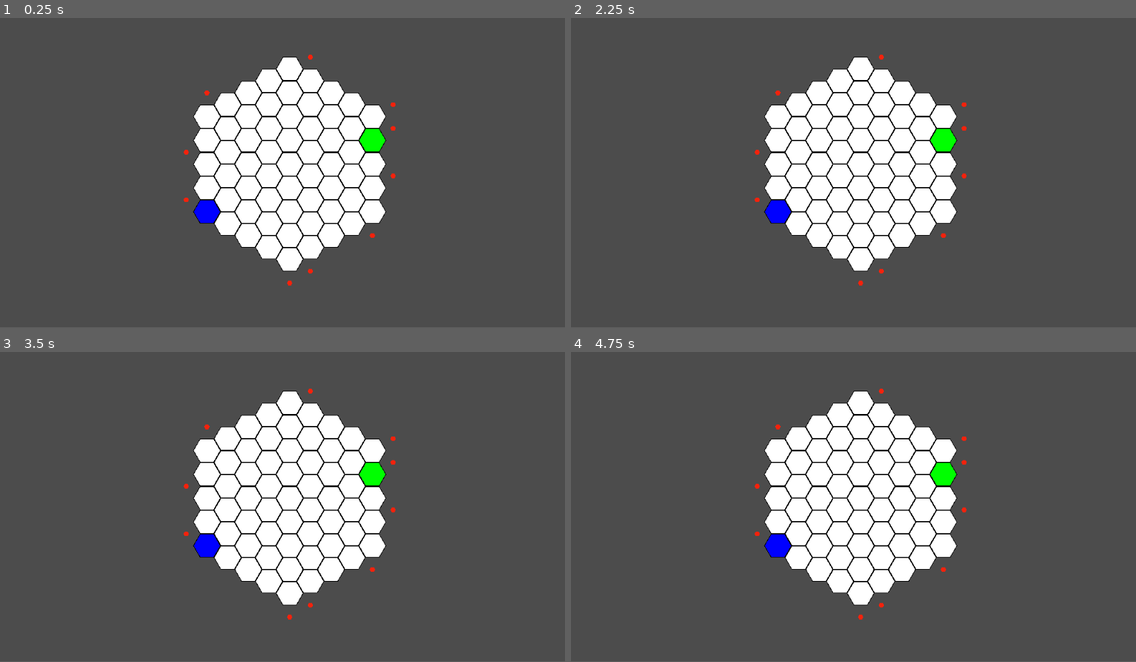
Above: before the commit, frames 1-4 (two rows, left to right).
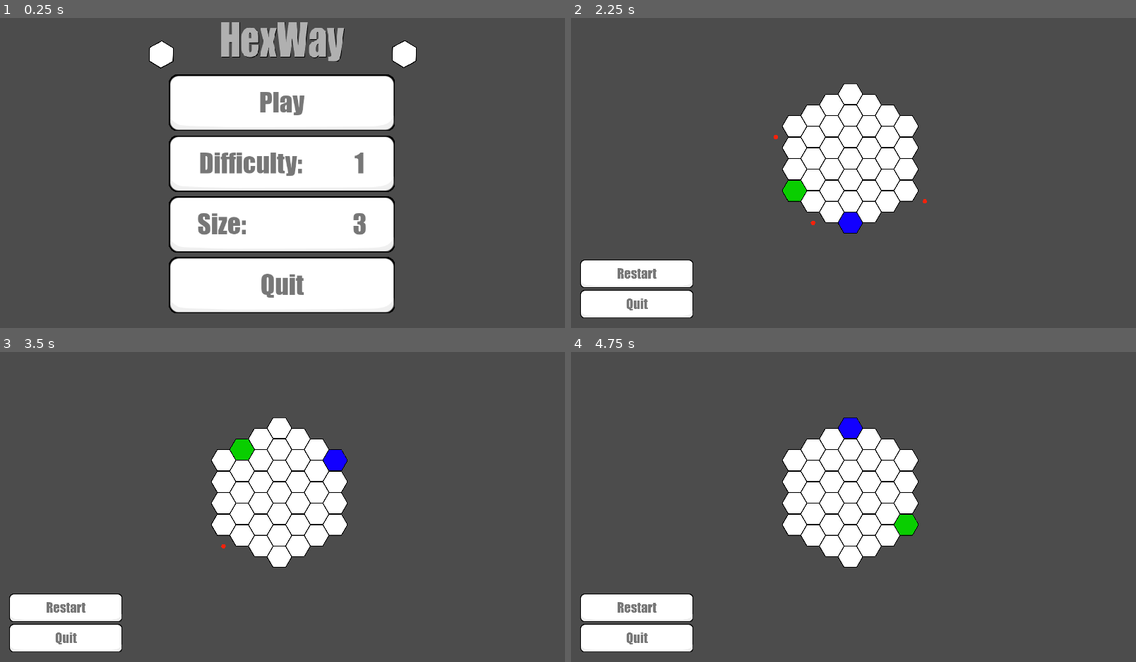
Above: after the commit, the same moments.

Repository: dulte/HexWay
Game: Godot game, scene res://MainMenu.tscn
The game is run twice, just before and just after one commit, with the same random seed, the same clock (stepped at 60 frames per second) and the same inputs. Before the commit the project starts from res://LevelManager.tscn.
Inputs (mouse positions are in pixels of both pictures, inside the frame that each line leads up to):
- Up to frame 1 (0.25 s): no input
- Up to frame 2 (2.25 s): click (853, 163) at 0.52 s; click (853, 222) at 1.27 s; click (853, 101) at 2.02 s
- Up to frame 3 (3.5 s): click (67, 606) at 2.77 s
- Up to frame 4 (4.75 s): click (638, 606) at 3.52 s; click (638, 606) at 4.27 s
In our replay, the window is 800x468 before the commit and 800x469 after it. These sizes can differ from the game's own. Grey fills any space a smaller window leaves; there, only what the larger window draws over its background counts as a difference.

The runs differ from the first frame. In frame 1, 22% of the frame differs, in the area x 26-74%, y 1-96%; in frame 2, 15%; in frame 3, 15%; in frame 4, 15%.

Commit message:
Adds main menu and changes all graphics to pngs

Diff:
--- /dev/null
+++ b/GameManager.tscn
@@ -0,0 +1,3 @@
+[gd_scene format=2]
+
+[node name="GameManager" type="Node2D"]
--- a/GridManager.gd
+++ b/GridManager.gd
@@ -35,10 +35,11 @@
 #For board generation
 ###################
 
-func set_options(boardsize_, difficulty_, size_):
+func set_options(boardsize_, difficulty_, size_, screen_size_):
     size = size_
     cell_size = float(size)/50.0
     board_size = boardsize_
+    SCREEN_SIZE = screen_size_
 
     difficuly = difficulty_
 
--- a/GridViz.gd
+++ b/GridViz.gd
@@ -13,6 +13,9 @@
 var success_end_color = Color(0.6, 0.8, 0.2, 1)
 var fail_end_color = Color(1, 0.65, 0, 1)
 
+var use_sprite = true
+var scaler = 0.1#0.05
+
 
 # Called when the node enters the scene tree for the first time.
 func _ready():
@@ -20,43 +23,87 @@
 
 
 func set_size(size):
-    get_node("Area2D/OuterRim").scale = size
-    get_node("Area2D/MainPoly").scale = size*0.95
+    if use_sprite:
+        $HexSprite.scale = size*scaler
+        $HexSprite.show()
+    else:
+        get_node("Area2D/OuterRim").scale = size
+        get_node("Area2D/MainPoly").scale = size*0.95
+
+        $Area2D/OuterRim.show()
+        $Area2D/MainPoly.show()
 
 func set_pos(pos):
-    get_node("Area2D/OuterRim").position = pos
-    get_node("Area2D/MainPoly").position = pos
+    if use_sprite:
+        $HexSprite.position = pos
+    else:
+        get_node("Area2D/OuterRim").position = pos
+        get_node("Area2D/MainPoly").position = pos
 
 func set_color():
-    var col = Color(255,0,0) if laser_val%2 == 1 else Color(255,255,255)
-    get_node("Area2D/MainPoly").color = col
+    if use_sprite:
+        var col_name = "default" if laser_val%2 == 0 else "red"
+        $HexSprite.animation = col_name
+    else:
+        var col = Color(255,0,0) if laser_val%2 == 1 else Color(255,255,255)
+        get_node("Area2D/MainPoly").color = col
 
 func color():
-    get_node("Area2D/MainPoly").color = default_color
+    if use_sprite:
+        $HexSprite.animation = "default"
+    else:
+        get_node("Area2D/MainPoly").color = default_color
 
 func color_path():
-    get_node("Area2D/MainPoly").color = path_color
+    if use_sprite:
+        $HexSprite.animation = "yellow"
+    else:
+        get_node("Area2D/MainPoly").color = path_color
 
 func color_start():
-    get_node("Area2D/MainPoly").color = start_color
+    if use_sprite:
+        $HexSprite.animation = "blue"
+    else:
+        get_node("Area2D/MainPoly").color = start_color
 
 func color_end():
-    get_node("Area2D/MainPoly").color = end_color
+    if use_sprite:
+        $HexSprite.animation = "green"
+    else:
+        get_node("Area2D/MainPoly").color = end_color
 
 func color_success():
-    get_node("Area2D/MainPoly").color = success_color
+    if use_sprite:
+        $HexSprite.animation = "default"
+    else:
+        get_node("Area2D/MainPoly").color = success_color
 
 func color_fail():
-    get_node("Area2D/MainPoly").color = fail_color
+    if use_sprite:
+        $HexSprite.animation = "default"
+    else:
+        get_node("Area2D/MainPoly").color = fail_color
 
 func color_success_end():
-    get_node("Area2D/MainPoly").color = success_end_color
+    if use_sprite:
+        $HexSprite.animation = "lightgreen"
+    else:
+        get_node("Area2D/MainPoly").color = success_end_color
 
 func color_fail_end():
-    get_node("Area2D/MainPoly").color = fail_end_color
+    if use_sprite:
+        $HexSprite.animation = "orange"
+    else:
+        get_node("Area2D/MainPoly").color = fail_end_color
 
 func make_end_point():
-    get_node("Area2D/MainPoly").color = end_color
+    if use_sprite:
+        $HexSprite.animation = "green"
+    else:
+        get_node("Area2D/MainPoly").color = end_color
 
 func make_start_point():
-    get_node("Area2D/MainPoly").color = start_color
+    if use_sprite:
+        $HexSprite.animation = "blue"
+    else:
+        get_node("Area2D/MainPoly").color = start_color
--- a/GridViz.tscn
+++ b/GridViz.tscn
@@ -1,11 +1,57 @@
-[gd_scene load_steps=2 format=2]
+[gd_scene load_steps=10 format=2]
 
 [ext_resource path="res://GridViz.gd" type="Script" id=1]
+[ext_resource path="res://Art/lightgreen_hex.png" type="Texture" id=2]
+[ext_resource path="res://Art/hex.png" type="Texture" id=3]
+[ext_resource path="res://Art/green_hex.png" type="Texture" id=4]
+[ext_resource path="res://Art/orange_hex.png" type="Texture" id=5]
+[ext_resource path="res://Art/blue_hex.png" type="Texture" id=6]
+[ext_resource path="res://Art/red_hex.png" type="Texture" id=7]
+[ext_resource path="res://Art/yellow_hex.png" type="Texture" id=8]
+
+[sub_resource type="SpriteFrames" id=1]
+animations = [ {
+"frames": [ ExtResource( 3 ) ],
+"loop": true,
+"name": "default",
+"speed": 5.0
+}, {
+"frames": [ ExtResource( 6 ) ],
+"loop": true,
+"name": "blue",
+"speed": 5.0
+}, {
+"frames": [ ExtResource( 4 ) ],
+"loop": true,
+"name": "green",
+"speed": 5.0
+}, {
+"frames": [ ExtResource( 5 ) ],
+"loop": true,
+"name": "orange",
+"speed": 5.0
+}, {
+"frames": [ ExtResource( 7 ) ],
+"loop": true,
+"name": "red",
+"speed": 5.0
+}, {
+"frames": [ ExtResource( 2 ) ],
+"loop": true,
+"name": "lightgreen",
+"speed": 5.0
+}, {
+"frames": [ ExtResource( 8 ) ],
+"loop": true,
+"name": "yellow",
+"speed": 5.0
+} ]
 
 [node name="GridViz" type="Node2D"]
 script = ExtResource( 1 )
 
 [node name="Area2D" type="Area2D" parent="."]
+visible = false
 
 [node name="OuterRim" type="Polygon2D" parent="Area2D"]
 scale = Vector2( 0.5, 0.5 )
@@ -21,3 +67,9 @@
 __meta__ = {
 "_editor_description_": ""
 }
+
+[node name="HexSprite" type="AnimatedSprite" parent="."]
+visible = false
+scale = Vector2( 0.05, 0.05 )
+frames = SubResource( 1 )
+animation = "green"
--- a/LevelManager.gd
+++ b/LevelManager.gd
@@ -4,21 +4,32 @@
 var boardObj = preload("res://GridManager.tscn")
 var board = null
 
-var size = 50
-var board_size = 5
+var size = 45
+var board_size = 3
 
 var difficuly = 5
 
 var game_over = false
 
+var sceen_size = null
+
 # Called when the node enters the scene tree for the first time.
 func _ready():
+    pass
+    #$Button.connect("button_down", self, "restart")
+    #make_board()
+
+func start_game(board_size_, difficulty_, screen_size_):
+    board_size = board_size_
+    difficuly = difficulty_
+    sceen_size = screen_size_
     $Button.connect("button_down", self, "restart")
     make_board()
 
 func make_board():
     var b = boardObj.instance()
-    b.set_options(board_size, difficuly, size)
+    b._ready()
+    b.set_options(board_size, difficuly, size, sceen_size)
     self.add_child(b)
     b.create_board()
 
@@ -52,8 +63,8 @@
                             else:
                                 get_node("WinLabel").text  = "You Lose!"
                                 print("Lose")
-                            $WinLabel.show()
-                            $Button.show()
+                            #$WinLabel.show()
+                            #$Button.show()
                             game_over = true
             if event.button_index == BUTTON_RIGHT:
                 if event.pressed:
--- /dev/null
+++ b/MainMenu.gd
@@ -0,0 +1,51 @@
+extends Node2D
+
+var levelManager = preload("res://LevelManager.tscn")
+
+var level = null
+
+var difficulty = 1
+var size = 3
+onready var SCREEN_SIZE = get_viewport_rect().size
+
+# Called when the node enters the scene tree for the first time.
+func _ready():
+    $CenterContainer/VBoxContainer/PlayButton.connect("button_down", self, "play")
+    $CenterContainer/VBoxContainer/DifficultyButton.connect("button_down", self, "change_difficulty")
+    $CenterContainer/VBoxContainer/SizeButton.connect("button_down", self, "change_size")
+    $CenterContainer/VBoxContainer/QuitButton.connect("button_down", self, "quit")
+
+    $GameBtnContainer/RestartButton.connect("button_down", self, "restart")
+    $GameBtnContainer/QuitButton.connect("button_down", self, "quit_game")
+
+
+func play():
+    $BackHexSprite.hide()
+    $BackHexSprite2.hide()
+    $CenterContainer.hide()
+    $GameBtnContainer.show()
+
+    level = levelManager.instance()
+    level.start_game(size, difficulty, SCREEN_SIZE)
+    add_child(level)
+
+func quit_game():
+    remove_child(level)
+    $BackHexSprite.show()
+    $BackHexSprite2.show()
+    $CenterContainer.show()
+    $GameBtnContainer.hide()
+
+
+func restart():
+    remove_child(level)
+    play()
+
+
+func change_difficulty():
+    difficulty = (difficulty)%9 + 1
+    $CenterContainer/VBoxContainer/DifficultyButton.texture_normal = load("Art/diff%s_btn.png" %difficulty)
+
+func change_size():
+    size = size%7 + 1 if size%7 + 1 > 2 else 3
+    $CenterContainer/VBoxContainer/SizeButton.texture_normal = load("Art/size%s_btn.png" %size)
--- /dev/null
+++ b/MainMenu.tscn
@@ -0,0 +1,110 @@
+[gd_scene load_steps=11 format=2]
+
+[ext_resource path="res://Art/hex.png" type="Texture" id=1]
+[ext_resource path="res://Font/URW Impact W01 Bold Condensed.ttf" type="DynamicFontData" id=2]
+[ext_resource path="res://MainMenu.gd" type="Script" id=3]
+[ext_resource path="res://Art/diff1_btn.png" type="Texture" id=4]
+[ext_resource path="res://Art/size3_btn.png" type="Texture" id=5]
+[ext_resource path="res://Art/restart_btn.png" type="Texture" id=6]
+[ext_resource path="res://Art/quit_btn.png" type="Texture" id=8]
+[ext_resource path="res://Art/play_btn.png" type="Texture" id=9]
+
+[sub_resource type="DynamicFont" id=2]
+size = 120
+outline_color = Color( 0.639216, 0.360784, 0.360784, 1 )
+font_data = ExtResource( 2 )
+
+[sub_resource type="SpriteFrames" id=1]
+animations = [ {
+"frames": [ ExtResource( 1 ) ],
+"loop": true,
+"name": "default",
+"speed": 1.0
+} ]
+
+[node name="MainMenu" type="Node2D"]
+script = ExtResource( 3 )
+
+[node name="CenterContainer" type="CenterContainer" parent="."]
+margin_right = 1278.0
+margin_bottom = 745.0
+rect_scale = Vector2( 0.8, 0.8 )
+__meta__ = {
+"_edit_use_anchors_": false
+}
+
+[node name="VBoxContainer" type="VBoxContainer" parent="CenterContainer"]
+margin_left = 383.0
+margin_top = 27.0
+margin_right = 895.0
+margin_bottom = 718.0
+custom_constants/separation = 10
+
+[node name="Label" type="Label" parent="CenterContainer/VBoxContainer"]
+margin_right = 512.0
+margin_bottom = 139.0
+custom_fonts/font = SubResource( 2 )
+custom_colors/font_color = Color( 0.690196, 0.690196, 0.690196, 1 )
+custom_colors/font_outline_modulate = Color( 0, 0, 0, 1 )
+custom_colors/font_color_shadow = Color( 0, 0, 0, 1 )
+text = "HexWay"
+align = 1
+
+[node name="PlayButton" type="TextureButton" parent="CenterContainer/VBoxContainer"]
+margin_top = 149.0
+margin_right = 512.0
+margin_bottom = 277.0
+texture_normal = ExtResource( 9 )
+
+[node name="DifficultyButton" type="TextureButton" parent="CenterContainer/VBoxContainer"]
+margin_top = 287.0
+margin_right = 512.0
+margin_bottom = 415.0
+texture_normal = ExtResource( 4 )
+
+[node name="SizeButton" type="TextureButton" parent="CenterContainer/VBoxContainer"]
+margin_top = 425.0
+margin_right = 512.0
+margin_bottom = 553.0
+texture_normal = ExtResource( 5 )
+
+[node name="QuitButton" type="TextureButton" parent="CenterContainer/VBoxContainer"]
+margin_top = 563.0
+margin_right = 512.0
+margin_bottom = 691.0
+texture_normal = ExtResource( 8 )
+
+[node name="BackHexSprite" type="AnimatedSprite" parent="."]
+position = Vector2( 292.344, 103.456 )
+rotation = -0.495866
+scale = Vector2( 0.1, 0.1 )
+frames = SubResource( 1 )
+
+[node name="BackHexSprite2" type="AnimatedSprite" parent="."]
+position = Vector2( 732.766, 102.844 )
+rotation = -0.495866
+scale = Vector2( 0.1, 0.1 )
+frames = SubResource( 1 )
+
+[node name="GameBtnContainer" type="VBoxContainer" parent="."]
+visible = false
+margin_left = 17.0
+margin_top = 476.361
+margin_right = 529.0
+margin_bottom = 742.361
+rect_scale = Vector2( 0.4, 0.4 )
+custom_constants/separation = 10
+__meta__ = {
+"_edit_use_anchors_": false
+}
+
+[node name="RestartButton" type="TextureButton" parent="GameBtnContainer"]
+margin_right = 512.0
+margin_bottom = 128.0
+texture_normal = ExtResource( 6 )
+
+[node name="QuitButton" type="TextureButton" parent="GameBtnContainer"]
+margin_top = 138.0
+margin_right = 512.0
+margin_bottom = 266.0
+texture_normal = ExtResource( 8 )
--- a/project.godot
+++ b/project.godot
@@ -16,8 +16,13 @@
 [application]
 
 config/name="Hexway"
-run/main_scene="res://LevelManager.tscn"
+run/main_scene="res://MainMenu.tscn"
 config/icon="res://icon.png"
+
+[display]
+
+window/size/resizable=false
+window/stretch/mode="2d"
 
 [rendering]
 
Binary file added: Art/back_btn.png
Not shown, added: Art/back_btn.png.import
Binary file added: Art/blue_hex.png
Not shown, added: Art/blue_hex.png.import
Binary file added: Art/cont_btn.png
Not shown, added: Art/cont_btn.png.import
Binary file added: Art/diff1_btn.png
Not shown, added: Art/diff1_btn.png.import
Binary file added: Art/diff2_btn.png
Not shown, added: Art/diff2_btn.png.import
Binary file added: Art/diff3_btn.png
Not shown, added: Art/diff3_btn.png.import
(and 50 more such lines)
